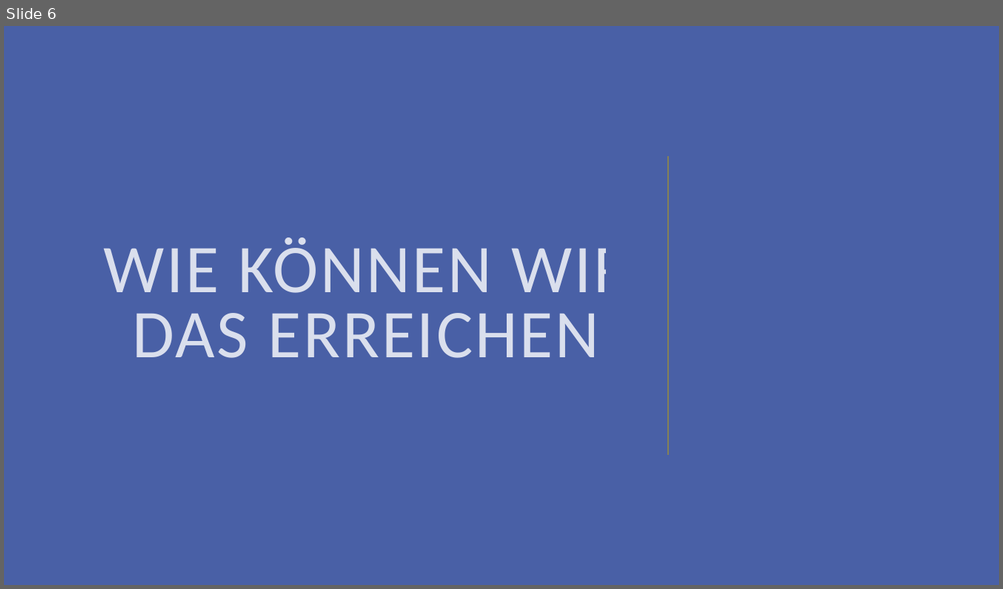
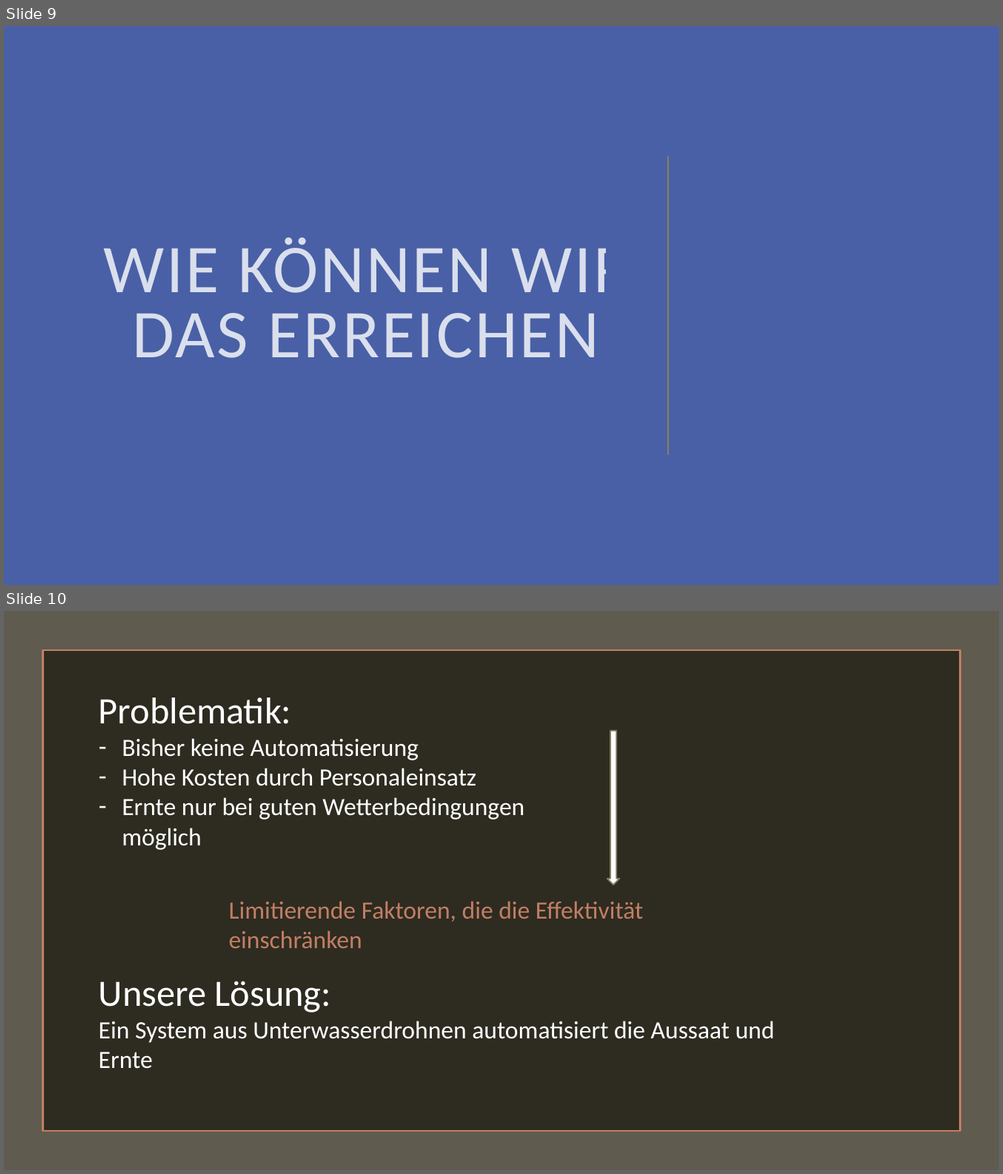
Before and after one commit to plastikpamaro/MKon, a slide deck: Firmenpräsentation.pptx. Shown one above the other, each under a label of ours: slide 6 before the commit, slides 9 and 10 after it. The pictures are 1003x589 and 1003x1174 pixels, drawn with LibreOffice and Linux fonts; fonts in the diff are those of the drawing. Boxes give left, top, right and bottom in pixels: in the first picture for what was removed or moved away, otherwise in the second. Text is boxed around its words. In the diff, an @@ line names an element or a change of style, - is before the commit and + after.

```diff
--- a/Firmenpräsentation.pptx
+++ b/Firmenpräsentation.pptx
@@ slide 10 added at (4,611,999,1170), background #4960A6 @@
@@ rectangle added at (4,611,999,1170), fill #605B4F @@
@@ rectangle added at (42,650,960,1132), fill #2E2B21, outline #C17F63 1.75 pt @@
@@ text added at (99,698,524,820), 24 pt, text #FFFFFF @@
+Problematik:
+– Bisher keine Automatisierung
+– Hohe Kosten durch Personaleinsatz
+– Ernte nur bei guten Wetterbedingungen möglich
@@ down arrow added at (607,730,620,885), fill #FFFFFF, outline #7D7A5C 1.25 pt @@
@@ text added at (229,901,643,948), 24 pt, text #C17F63 @@
+Limitierende Faktoren, die die Effektivität einschränken
@@ text added at (99,981,774,1069), 24 pt, text #FFFFFF @@
+Unsere Lösung:
+Ein System aus Unterwasserdrohnen automatisiert die Aussaat und Ernte
@@ what was slide 6 is now slide 9 @@
```
Also in this commit, not shown: 5 other slides added, 3 slides removed, 1 other file.
